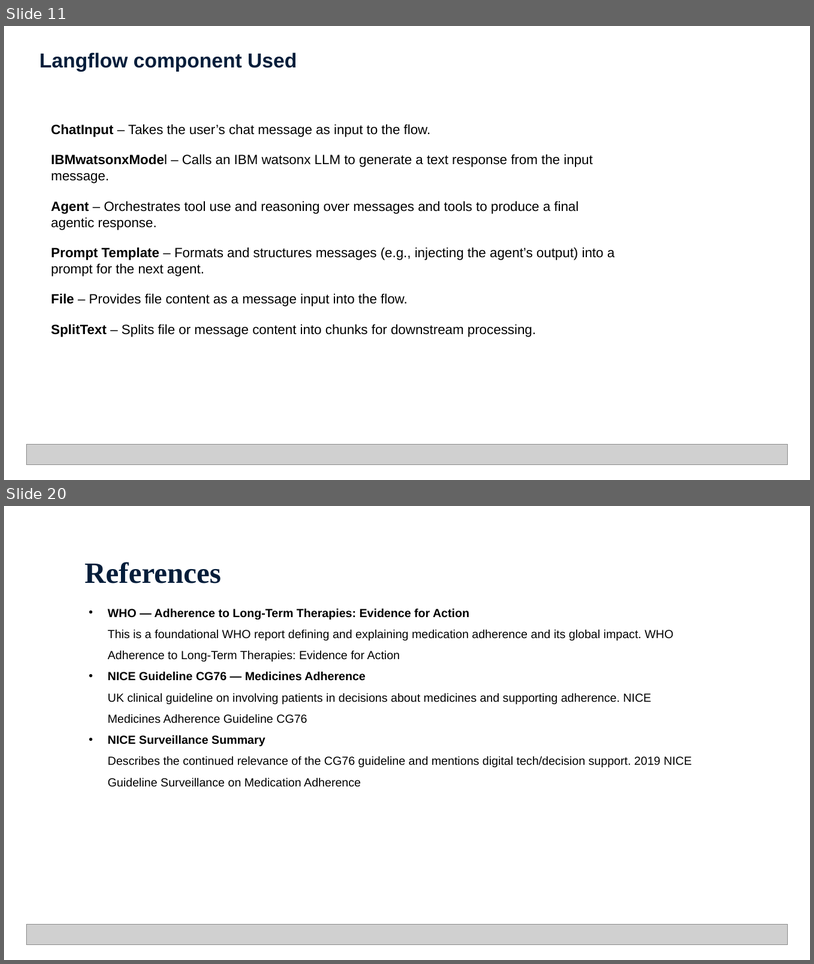
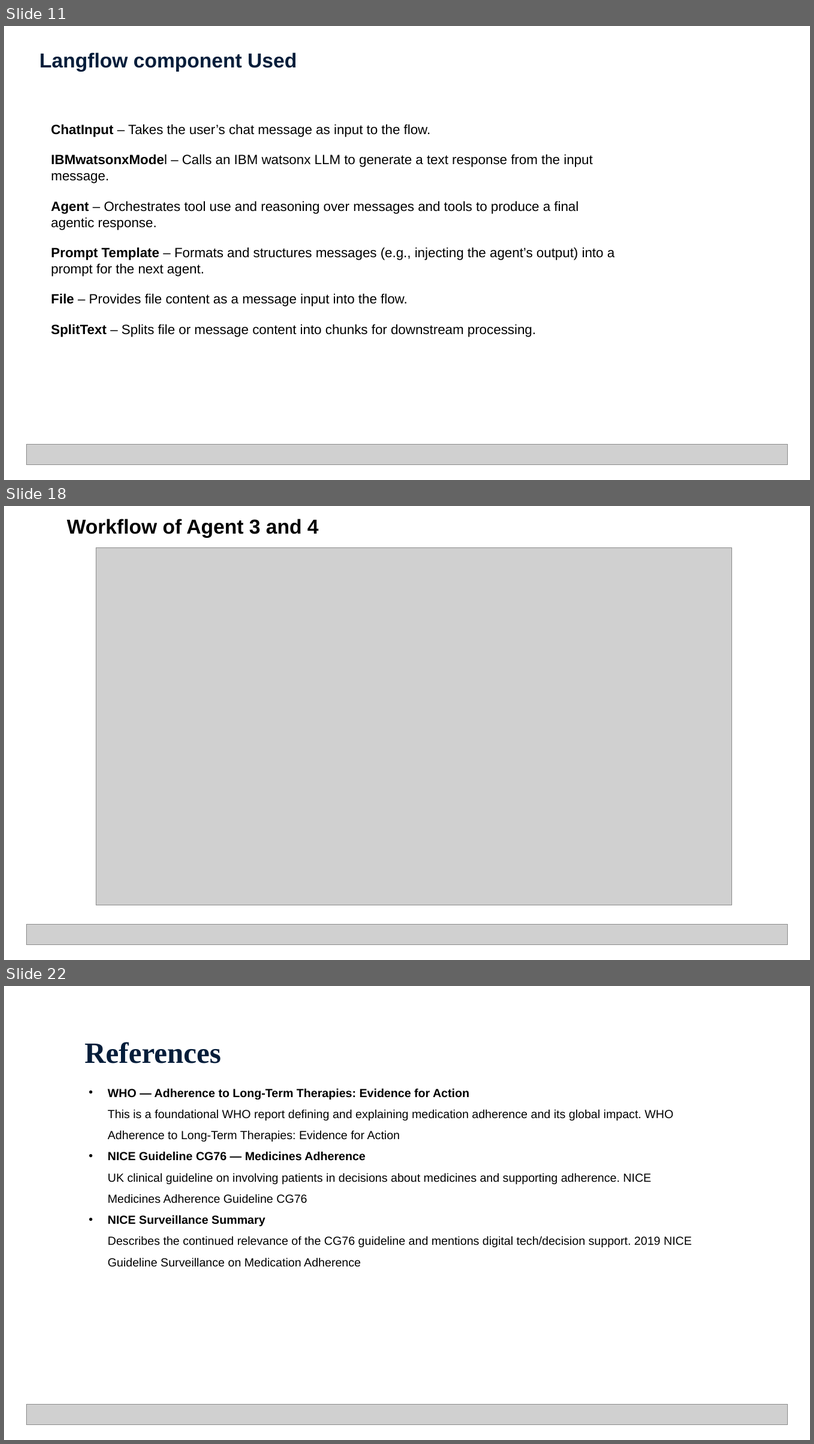
Before and after one commit to sandeep5shetty/langflow-medication-agent, a slide deck: Hackthon Project Presentation.pptx. Shown one above the other, each under a label of ours: slides 11 and 20 before the commit, slides 11, 18 and 22 after it; the slides between them are not shown. The pictures are 814x964 and 814x1444 pixels, drawn with LibreOffice and Linux fonts; fonts in the diff are those of the drawing; grey boxes stand for pictures. Boxes give left, top, right and bottom in pixels: in the first picture for what was removed or moved away, otherwise in the second. Text is boxed around its words. In the diff, an @@ line names an element or a change of style, - is before the commit and + after.

```diff
--- a/Hackthon Project Presentation.pptx
+++ b/Hackthon Project Presentation.pptx
@@ slide 18 added at <box>4,506,810,960</box>, background #FFFFFF @@
@@ text added at <box>67,519,319,538</box>, 24 pt, text #000000, bold @@
+Workflow of Agent 3 and 4
@@ picture added at <box>96,548,732,905</box> @@
@@ picture added at <box>26,924,789,945</box> @@
@@ what was slide 20 is now slide 22 @@
```
Also in this commit, not shown: 9 slides changed, 5 other slides added, 4 slides removed.
